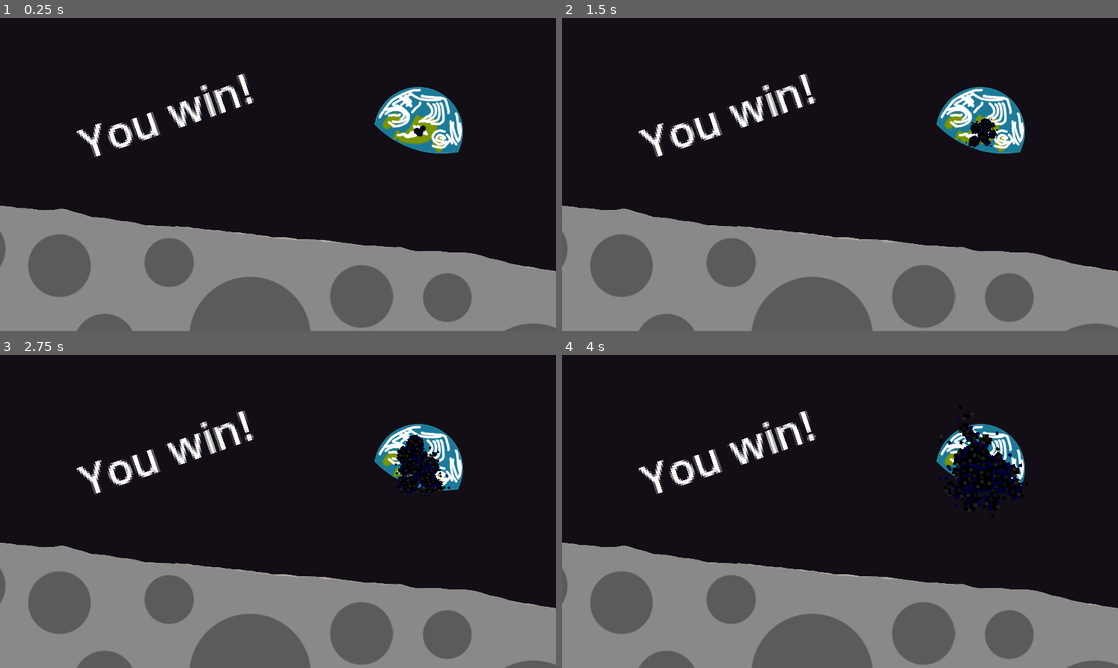
Above: before the commit, frames 1-4 (two rows, left to right).
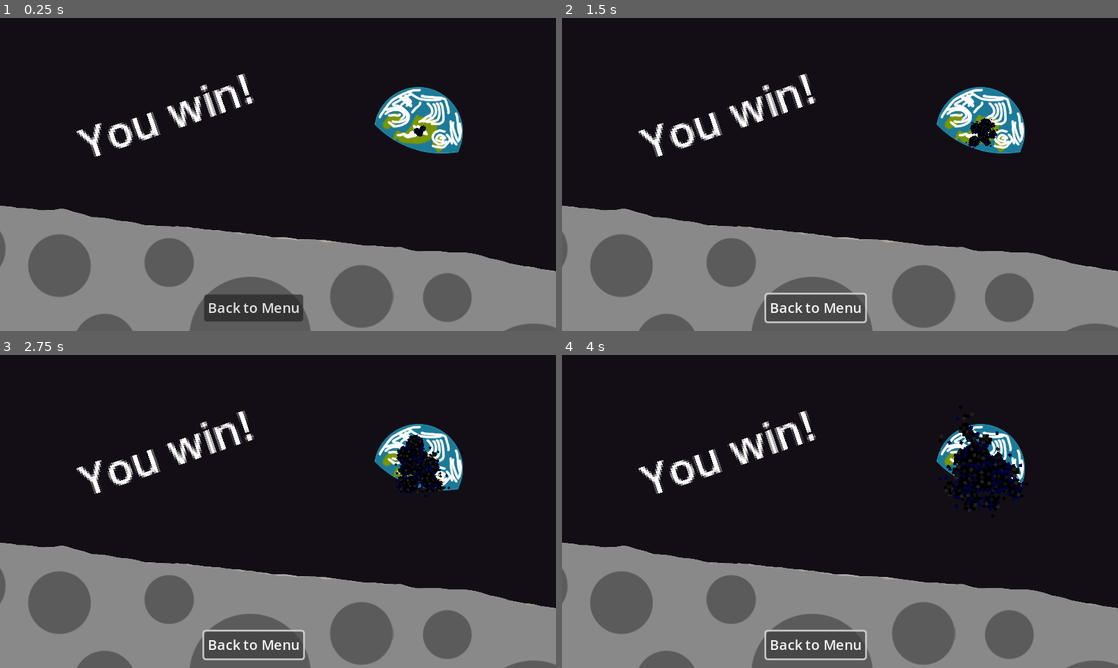
Above: after the commit, the same moments.

Repository: BenBenBenB/godot-testing-2d
Game: Godot game, scene res://scene/cutscene/final_victory.tscn
Two runs of this game, one before a commit and one after it. Both use one fixed random seed, a clock stepped at 60 frames per second and the inputs below. This scene is started directly instead of the project's main scene. Sound files missing from this copy of the repository are replaced by a short silence.
Inputs (mouse positions are in pixels of both pictures, inside the frame that each line leads up to):
- Up to frame 1 (0.25 s): no input
- Up to frame 2 (1.5 s): click (817, 309) at 0.5 s, where only the run after the commit has a clickable "Back to Menu"; hold D (move_right) from 1.28 s (still down)
- Up to frame 3 (2.75 s): release D (move_right) at 2.03 s; hold S (move_down) from 2.03 s (still down)
- Up to frame 4 (4 s): release S (move_down) at 2.78 s; hold D (move_right) 2.78-3.53 s; hold W (move_up) from 3.53 s (still down)

The runs differ from the first frame. In frame 1, 1.5% of the frame differs, in the area x 36-55%, y 88-97%; in frame 2, 0.5%; in frame 3, 0.5%; in frame 4, 0.5%.

Commit message:
add victory screen to ui machine

Diff:
--- a/scene/cutscene/final_victory.gd
+++ b/scene/cutscene/final_victory.gd
@@ -1,5 +1,8 @@
-extends Node2D
+extends Level
 
+signal EndGame()
+
+@onready var victory_theme = $VictoryTheme
 @onready var player_blackhole = $PlayerBlackhole
 @onready var earf = $Earf
 @onready var start_timer = $StartTimer
@@ -9,6 +12,7 @@
 
 func _ready():
 	player_blackhole.dead = true
+	victory_theme.play()
 
 # Called every frame. 'delta' is the elapsed time since the previous frame.
 func _process(delta):
@@ -21,3 +25,6 @@
 		player_blackhole.scale += Vector2(deltaScale, deltaScale)
 	else:
 		earf.visible = false
+
+func _on_end_game_button_button_up():
+	EndGame.emit()
--- a/scene/cutscene/final_victory.tscn
+++ b/scene/cutscene/final_victory.tscn
@@ -1,13 +1,16 @@
-[gd_scene load_steps=5 format=3 uid="uid://dpxbt136fataa"]
+[gd_scene load_steps=6 format=3 uid="uid://dpxbt136fataa"]
 
 [ext_resource type="Script" path="res://scene/cutscene/final_victory.gd" id="1_n6lg4"]
+[ext_resource type="AudioStream" uid="uid://dsb85bjxex0dc" path="res://assets/music/03 - menu_game jam test 1.mp3" id="2_uhr00"]
 [ext_resource type="PackedScene" uid="uid://dev35xoudhei" path="res://scene/entity/player_blackhole.tscn" id="2_vh8ti"]
 [ext_resource type="Texture2D" uid="uid://b1fjqp2ah0ych" path="res://assets/backgrounds/earf.png" id="3_vgv55"]
 [ext_resource type="Texture2D" uid="uid://b6wdoundf0ys4" path="res://assets/backgrounds/moon.png" id="4_idmrm"]
 
-[node name="FinalVictory" type="Node2D"]
-z_index = 1
+[node name="FinalVictory" type="Node"]
 script = ExtResource("1_n6lg4")
+
+[node name="VictoryTheme" type="AudioStreamPlayer" parent="."]
+stream = ExtResource("2_uhr00")
 
 [node name="ColorRect" type="ColorRect" parent="."]
 z_index = -2
@@ -48,3 +51,13 @@
 wait_time = 2.0
 one_shot = true
 autostart = true
+
+[node name="EndGameButton" type="Button" parent="."]
+z_index = 5
+offset_left = 235.0
+offset_top = 318.0
+offset_right = 349.0
+offset_bottom = 349.0
+text = "Back to Menu"
+
+[connection signal="button_up" from="EndGameButton" to="." method="_on_end_game_button_button_up"]
--- a/scene/level/level_01.gd
+++ b/scene/level/level_01.gd
@@ -9,4 +9,4 @@
 	player_blackhole.position = player_start.position
 
 func stop_scroll():
-	scroll_speed = 0.0
+	scroll_speed = 0
--- a/scene/main.tscn
+++ b/scene/main.tscn
@@ -31,9 +31,17 @@
 level_unlocked = true
 level_path = "level/level_02"
 
+[sub_resource type="Resource" id="Resource_hi0wg"]
+script = ExtResource("2_3thhf")
+level_id = -1
+level_name = "Victory"
+level_completed = false
+level_unlocked = false
+level_path = "cutscene/final_victory"
+
 [node name="Main" type="Node"]
 script = ExtResource("1_l7ohu")
-available_levels = Array[ExtResource("2_3thhf")]([SubResource("Resource_vqbcs"), SubResource("Resource_nwigl")])
+available_levels = Array[ExtResource("2_3thhf")]([SubResource("Resource_vqbcs"), SubResource("Resource_nwigl"), SubResource("Resource_hi0wg")])
 
 [node name="PauseTimer" type="Timer" parent="."]
 wait_time = 0.5
--- a/script/classes/level.gd
+++ b/script/classes/level.gd
@@ -1,5 +1,7 @@
 class_name Level
 extends Node
+
+signal won_entire_game()
 
 @export var level_id: int
 @onready var audio_stream_player: AudioStreamPlayer = $BackgroundMusic
--- a/script/state/game_ui/level_active_screen.gd
+++ b/script/state/game_ui/level_active_screen.gd
@@ -14,6 +14,12 @@
 
 func _can_pause():
 	return pause_timer.is_stopped()
+
+
+func enter():
+	var level = get_tree().get_first_node_in_group("level")
+	if level and level.won_entire_game:
+		level.won_entire_game.connect(player_won_game)
 
 func exit():
 	pass
--- a/script/state/game_ui/victory_screen.gd
+++ b/script/state/game_ui/victory_screen.gd
@@ -1,3 +1,18 @@
 extends State
 class_name VictoryScreen
 # can go back to main menu
+
+@onready var main_menu_screen = $"../MainMenuScreen"
+
+
+func enter():
+	LevelManager.unload_level()
+	LevelManager.load_level(-1)
+	LevelManager.loaded_level.EndGame.connect(back_to_menu)
+
+func update(_delta):
+	if Input.is_action_pressed("pause"):
+		back_to_menu()
+
+func back_to_menu():
+	Transitioned.emit(main_menu_screen)
Not shown: 1 places in scene/main.tscn that only renumber resources
